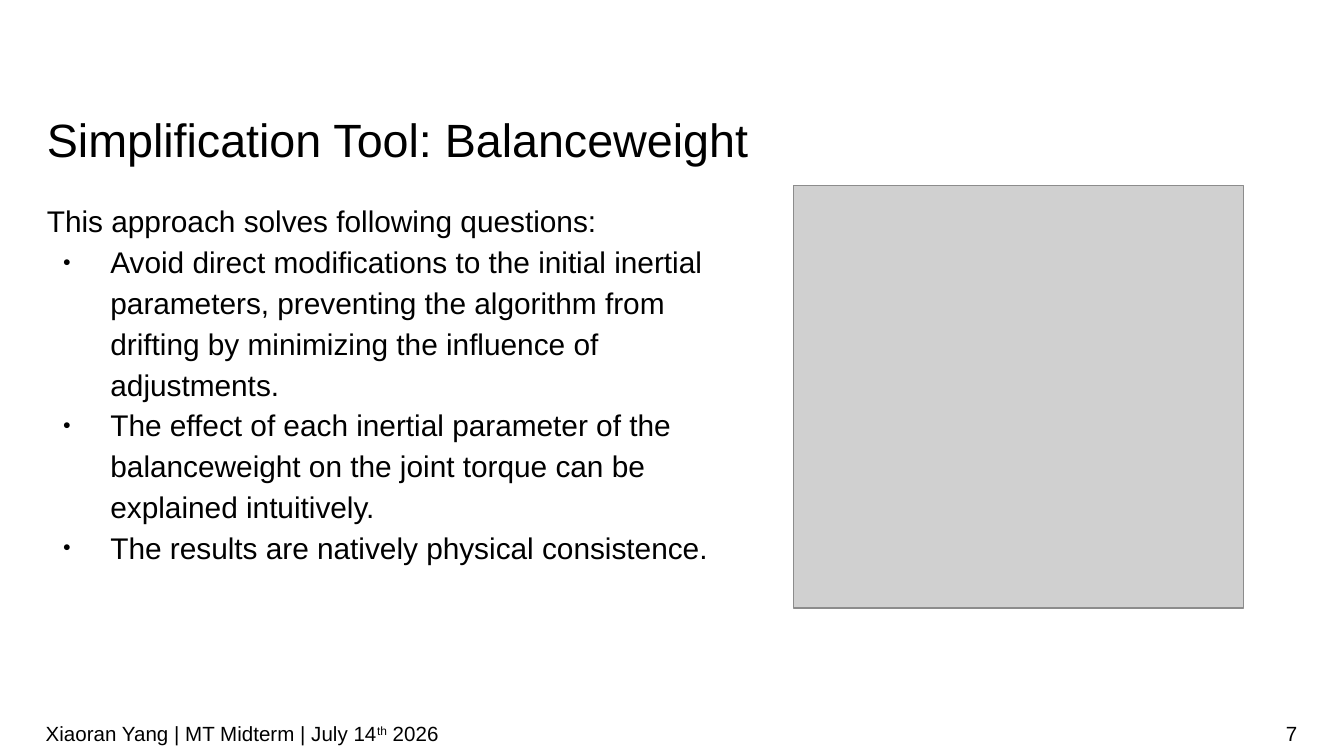
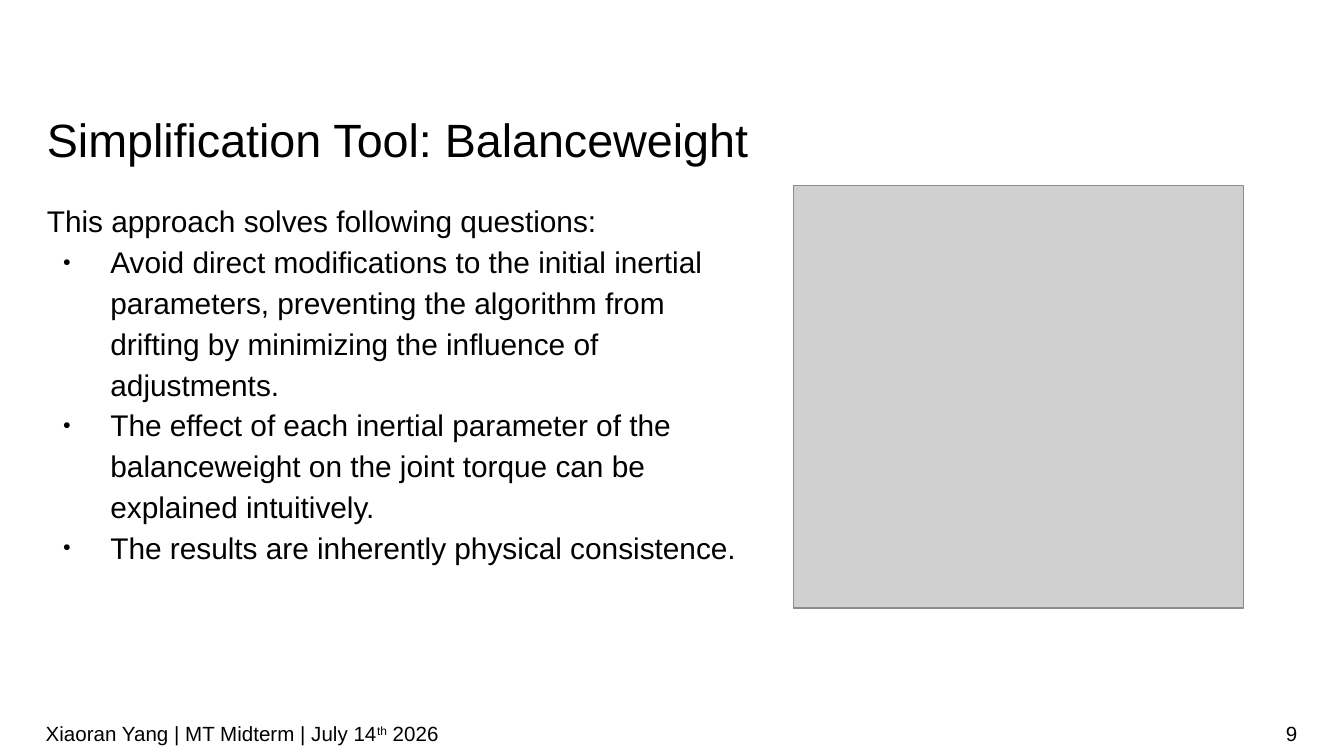
Before and after one commit to IDoccupled/identification, a slide deck: slide 9 of presentation/Midterm.odp (slide 7 before the commit). Drawn at 1344x756 pixels with LibreOffice and Linux fonts; fonts in the diff are those of the drawing; grey boxes stand for pictures; background and template pictures are left out. Boxes give left, top, right and bottom in pixels: in the first picture for what was removed or moved away, otherwise in the second. Text is boxed around its words. In the diff, an @@ line names an element or a change of style, - is before the commit and + after.

```diff
--- a/presentation/Midterm.odp
+++ b/presentation/Midterm.odp
@@ text at box(110, 537, 736, 564): text changed @@
-● The results are natively physical consistence.
+● The results are inherently physical consistence.
@@ page number at box(1286, 726, 1297, 741): text changed @@
-7
+9
```
Also in this commit, not shown: 8 other slides changed, 2 slides added, 1 other file.
